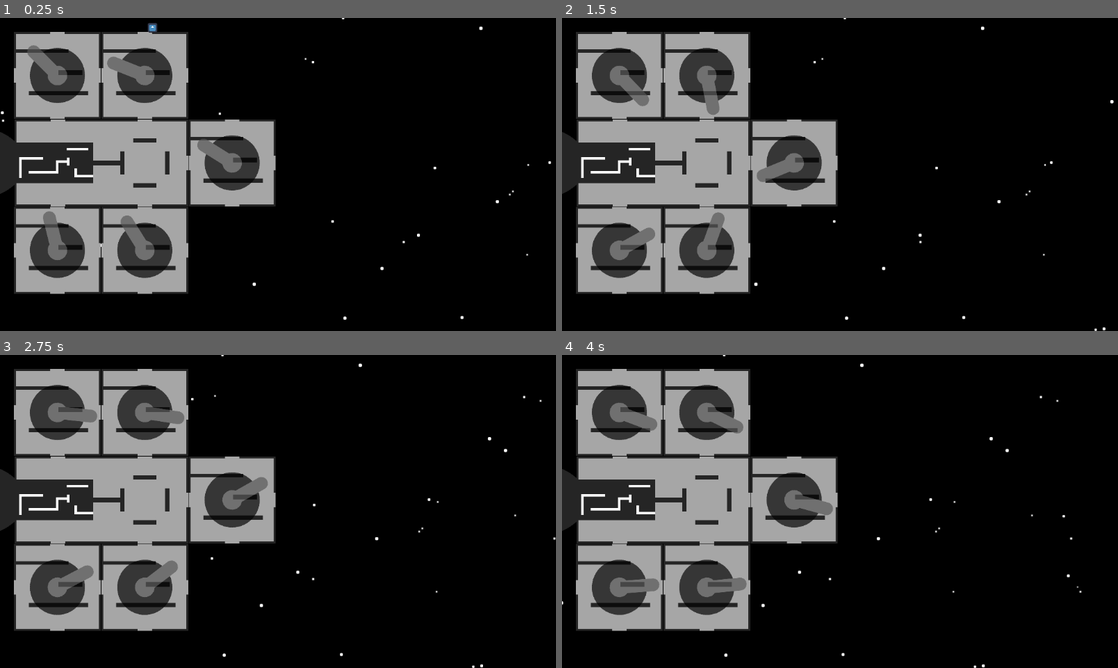
Above: before the commit, frames 1-4 (two rows, left to right).
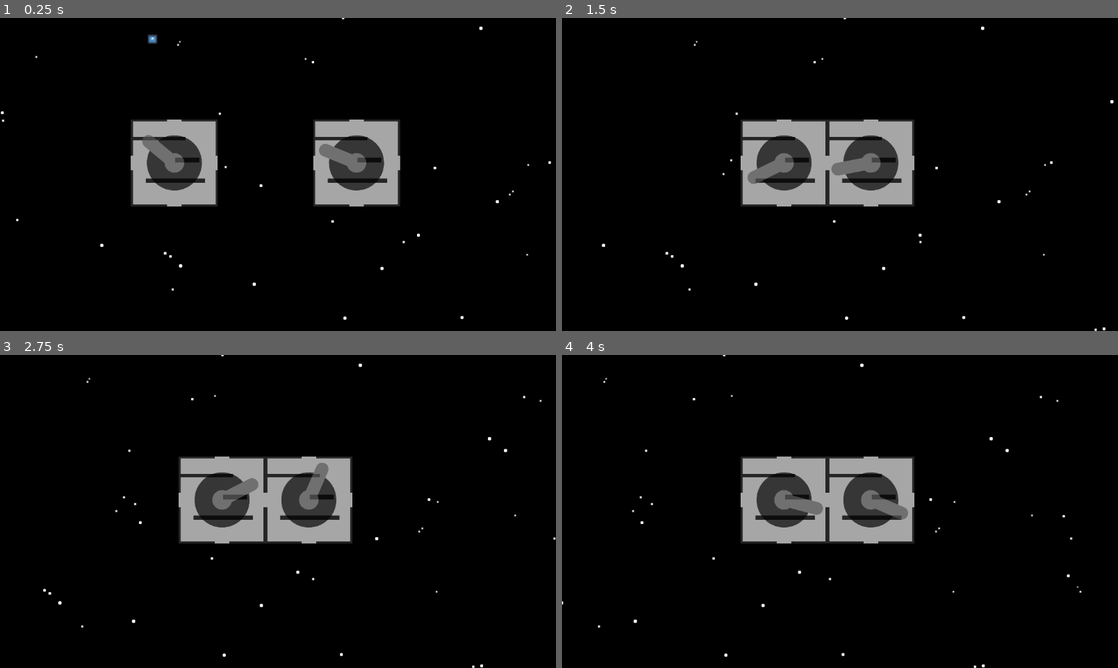
Above: after the commit, the same moments.

Repository: BreannaBre/GodotProject
Game: Godot game, scene res://scenes/main.tscn
The game is run twice, just before and just after one commit, with the same random seed, the same clock (stepped at 60 frames per second) and the same inputs. The engine's default icon, where the game draws it, is replaced by a stand-in: a white triangle on a blue panel in a dark square.
Inputs (mouse positions are in pixels of both pictures, inside the frame that each line leads up to):
- Up to frame 1 (0.25 s): no input
- Up to frame 2 (1.5 s): move the mouse to (962, 158) at 0.52 s; hold D (Player1Right) from 0.53 s (still down); click (962, 158) at 0.67 s; tap Space (Player1Jump) at 0.77 s; move the mouse to (728, 190) at 1.27 s
- Up to frame 3 (2.75 s): tap Space (Player1Jump) at 1.52 s; move the mouse to (333, 442) at 2.02 s; release D (Player1Right) at 2.03 s; hold A (Player1Left) from 2.03 s (still down)
- Up to frame 4 (4 s): move the mouse to (812, 574) at 2.77 s; release A (Player1Left) at 2.78 s; hold D (Player1Right) from 2.78 s (still down); click (812, 574) at 2.92 s; tap Space (Player1Jump) at 3.02, 3.77 s; move the mouse to (1006, 558) at 3.52 s

The runs differ from the first frame. In frame 1, 32% of the frame differs, in the area x 0-72%, y 1-89%; in frame 2, 31%; in frame 3, 31%; in frame 4, 30%.

Commit message:
added tubes

Diff:
--- a/scenes/kernel.tscn
+++ b/scenes/kernel.tscn
@@ -1,6 +1,6 @@
 [gd_scene load_steps=3 format=3 uid="uid://cq08a7fgpj42a"]
 
-[ext_resource type="Script" path="res://scenes/kernel.gd" id="1_15tl8"]
+[ext_resource type="Script" path="res://src/kernel.gd" id="1_15tl8"]
 [ext_resource type="Texture2D" uid="uid://ddx7es4joljid" path="res://assets/kernel_base.png" id="2_35qa1"]
 
 [node name="Kernel" type="Node2D"]
--- a/src/gunnery.gd
+++ b/src/gunnery.gd
@@ -2,7 +2,6 @@
 extends Room
 
 var gun_picture: Sprite2D
-var body: RigidBody2D
 const GUN_SCALE := Vector2(0.6, 0.6)
 
 func _ready() -> void:
@@ -18,6 +17,3 @@
 		return
 	var new_rotation := body.transform.origin.angle_to_point(target)
 	gun_picture.transform = Transform2D(new_rotation, GUN_SCALE, 0, Vector2(0,0))
-
-func set_pos(new_pos: Vector2) -> void:
-	body.transform.origin = new_pos
--- a/scenes/kernel.gd
+++ b/src/kernel.gd
@@ -1,12 +1,7 @@
 class_name Kernel
 extends Room
-
-var body: RigidBody2D
 
 func _ready() -> void:
 	var body_unsafe := get_node("%Body")
 	assert(body_unsafe is RigidBody2D, "Somebody's been mucking with the kernel nodes")
 	body = body_unsafe as RigidBody2D
-
-func set_pos(new_pos: Vector2) -> void:
-	body.transform.origin = new_pos
--- a/src/main.gd
+++ b/src/main.gd
@@ -1,19 +1,30 @@
 extends Node2D
+
+var tubes: Array[RID] = []
 
 const KERNEL_SCENE := preload("res://scenes/kernel.tscn")
 const GUNNERY_SCENE := preload("res://scenes/gunnery.tscn")
 var rooms: Array[Room] = []
+
 const ANGRY_FACE_SCENE := preload("res://scenes/angry_face.tscn")
 var enemies: Array[Enemy] = []
 
 # Called when the node enters the scene tree for the first time.
 func _ready() -> void:
-	add_room(KERNEL_SCENE, Vector2(300,300)).set_sleep(false)
-	add_room(GUNNERY_SCENE, Vector2(300-181,300-181)).set_sleep(false)
-	add_room(GUNNERY_SCENE, Vector2(300,300-181)).set_sleep(false)
-	add_room(GUNNERY_SCENE, Vector2(300+181,300)).set_sleep(false)
-	add_room(GUNNERY_SCENE, Vector2(300,300+181)).set_sleep(false)
-	add_room(GUNNERY_SCENE, Vector2(300-181,300+181)).set_sleep(false)
+	#add_room(KERNEL_SCENE, Vector2(300,300))
+	#add_room(GUNNERY_SCENE, Vector2(300-180,300-180))
+	#add_room(GUNNERY_SCENE, Vector2(300,300-180))
+	#add_room(GUNNERY_SCENE, Vector2(300+180,300))
+	#add_room(GUNNERY_SCENE, Vector2(300,300+180))
+	#add_room(GUNNERY_SCENE, Vector2(300-180,300+180))
+
+
+	var room1 := add_room(GUNNERY_SCENE, Vector2(300,300))
+	var room2 := add_room(GUNNERY_SCENE, Vector2(300+500,300))
+	add_tube(room1, room2)
+
+	for room: Room in rooms:
+		room.set_sleep(false)
 	#var new_enemy := add_enemy(ANGRY_FACE_SCENE, Vector2(800, 400))
 	#new_enemy.set_target(Vector2(300,300))
 	#new_enemy.set_sleep(false)
@@ -45,3 +56,9 @@
 	new_enemy.set_pos(coords)
 	enemies.append(new_enemy)
 	return new_enemy
+
+func add_tube(A: Room, B: Room) -> RID:
+	var joint := PhysicsServer2D.joint_create()
+	PhysicsServer2D.joint_make_damped_spring(joint, A.body.global_position, B.body.global_position, A.body, B.body)
+	tubes.append(joint)
+	return joint
--- a/src/room.gd
+++ b/src/room.gd
@@ -3,6 +3,7 @@
 
 var target := Vector2(0,0)
 var sleep := true
+var body: RigidBody2D
 
 func set_target(new_target: Vector2) -> void:
 	target = new_target
@@ -10,8 +11,8 @@
 func set_sleep(new_sleep: bool) -> void:
 	sleep = new_sleep
 
-func set_pos(_new_pos: Vector2) -> void:
-	pass
+func set_pos(new_pos: Vector2) -> void:
+	body.transform.origin = new_pos
 
 func fire(_new_target: Vector2) -> void:
 	pass
